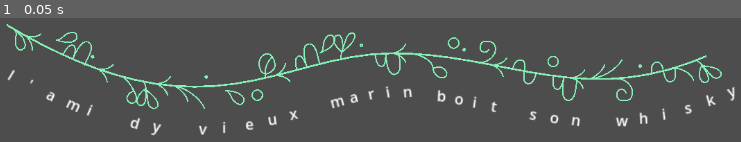
Above: before the commit, frame 1.
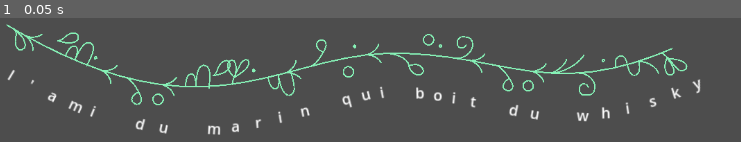
Above: after the commit, the same moment.

Repository: deplanty/tendrilis
Game: Godot game, scene res://main.tscn
Same seed, same stepped clock (60 frames per second), same inputs: the game is played once before the commit and once after it.
Inputs:
- Up to frame 1 (0.05 s): no input

The runs differ from the first frame. In frame 1, 9.3% of the frame differs, in the area x 0-100%, y 4-96%.

Commit message:
Use the name character instead of letter

Diff:
--- a/letters/tendrilis-letter.gd
+++ b/letters/tendrilis-character.gd
@@ -1,5 +1,5 @@
 @tool
-class_name TendrilisLetter
+class_name TendrilisCharacter
 extends Node2D
 
 
--- a/letters/tendrilis-letter.tscn
+++ b/letters/tendrilis-character.tscn
@@ -1,6 +1,6 @@
 [gd_scene load_steps=2 format=3 uid="uid://b3i2pkd8028nv"]
 
-[ext_resource type="Script" uid="uid://bewpwn7xxc20m" path="res://letters/tendrilis-letter.gd" id="1_0qvdt"]
+[ext_resource type="Script" uid="uid://bewpwn7xxc20m" path="res://letters/tendrilis-character.gd" id="1_0qvdt"]
 
 [node name="TendrilisLetter" type="Node2D"]
 scale = Vector2(1.3333334, 1.3333334)
--- a/main.tscn
+++ b/main.tscn
@@ -1,10 +1,11 @@
-[gd_scene load_steps=3 format=3 uid="uid://c1qdsgjwbgaf0"]
+[gd_scene load_steps=4 format=3 uid="uid://c1qdsgjwbgaf0"]
 
 [ext_resource type="PackedScene" uid="uid://dujnautdls7wa" path="res://tendrilis.tscn" id="1_ig7tw"]
+[ext_resource type="PackedScene" uid="uid://b3i2pkd8028nv" path="res://letters/tendrilis-character.tscn" id="2_0xm2m"]
 
 [sub_resource type="Curve2D" id="Curve2D_ig7tw"]
 _data = {
-"points": PackedVector2Array(-287.38486, -172.25673, 287.38486, 172.25673, 3, 0, -161.82518, 1.5767698, 161.82518, -1.5767698, 557, 41, -179.46184, 77.770996, 179.46184, -77.770996, 1012, 45)
+"points": PackedVector2Array(-287.38486, -172.25673, 287.38486, 172.25673, 3, 0, -161.82518, 1.5767698, 161.82518, -1.5767698, 557, 41, -179.46184, 77.770996, 179.46184, -77.770996, 963, 34)
 }
 point_count = 3
 
@@ -13,6 +14,6 @@
 [node name="Tendrilis" parent="." instance=ExtResource("1_ig7tw")]
 position = Vector2(70, 59)
 curve = SubResource("Curve2D_ig7tw")
-text = "L'ami dy vieux marin boit son whisky"
-thickness = 2.6
+text = "L'ami du marin qui boit du whisky"
 color = Color(0.5256453, 0.94489235, 0.7149741, 1)
+scene_tendrilis_character = ExtResource("2_0xm2m")
--- a/tendrilis.gd
+++ b/tendrilis.gd
@@ -2,6 +2,7 @@
 class_name Tendrilis
 extends Path2D
 
+#region Script variables - Export
 
 @export_tool_button("Grow vine", "GuiVisibilityVisible") var tb_grow_vine = _on_tb_grow_vine_pressed
 
@@ -54,23 +55,52 @@
 		show_translation = value
 		_update_text_translation()
 
+@export_group("Scenes", "scene")
+@export var scene_tendrilis_character: PackedScene = load("res://letters/tendrilis-character.tscn")
+
+#endregion
+#region Script variables
 
 @onready var chars_container: Node2D = %Chararacters
 @onready var baseline: Line2D = %Baseline
 
+#endregion
+#region Private variables
+
+## The length of the baseline calculated by the curve.
+var _baseline_length: float
+
+#endregion
+#region Magics
 
 func _ready() -> void:
+	_baseline_length = curve.get_baked_length()
+
 	curve.changed.connect(_on_curve_changed)
 
+#endregion
+#region Events
 
+## Toolbutton method to grow the tendril from start to end.
+func _on_tb_grow_vine_pressed() -> void:
+	show_factor = 0
+	var tween = create_tween()\
+		.set_ease(Tween.EASE_OUT)\
+		.set_trans(Tween.TRANS_QUAD)
+	tween.tween_property(self, "show_factor", 1.0, 2)
+
+#endregion
+#region Private methods
+
+## When the shape of the curve is modified, update the baseline and the characters to match the new shape.
 func _on_curve_changed() -> void:
+	_baseline_length = curve.get_baked_length()
 	_draw_baseline()
 	_update_text()
 
-
+## Draw the baseline.
 func _draw_baseline() -> void:
 	var subdivisions = len(text)
-	var curve_size = curve.get_baked_length()
 	baseline.clear_points()
 	baseline.width = 1
 	baseline.default_color = color
@@ -78,44 +108,44 @@
 	baseline.add_point(curve.get_point_position(0))
 
 	for index in subdivisions * show_factor:
-		baseline.add_point(curve.sample_baked(curve_size * (1.0 + index) / subdivisions))
+		baseline.add_point(curve.sample_baked(_baseline_length * (1.0 + index) / subdivisions))
 
-
+## Update the baseline parameters that don't require to redraw it: color and thickness.
 func _update_baseline() -> void:
 	baseline.default_color = color
 	baseline.width = thickness
 
-
+## Create and draw each character of the text.
 func _draw_text() -> void:
 	for child in chars_container.get_children():
 		child.queue_free()
 
 	for index in floor(text.length() * show_factor):
 		var letter = text[index].to_lower()
-		var tendri_letter: TendrilisLetter = load("res://letters/tendrilis-letter.tscn").instantiate()
-		tendri_letter.letter = letter
-		tendri_letter.fontsize = fontsize
-		tendri_letter.color = color
-		var transf = curve.sample_baked_with_rotation(curve.get_baked_length() * index / len(text))
-		tendri_letter.position = transf.get_origin()
-		tendri_letter.rotation = transf.get_rotation()
-		chars_container.add_child(tendri_letter)
+		var character: TendrilisCharacter = scene_tendrilis_character.instantiate()
+		character.letter = letter
+		character.fontsize = fontsize
+		character.color = color
+		_update_text_char_position(character, index)
+		chars_container.add_child(character)
 
-
+## Update each character parameters that don't require to redraw the text: fontsize, color, position and rotation.
 func _update_text() -> void:
-	for index in chars_container.get_child_count():
+	for index in floor(text.length() * show_factor):
 		var child = chars_container.get_child(index)
 		child.fontsize = fontsize
 		child.color = color
-		var transf = curve.sample_baked_with_rotation(curve.get_baked_length() * index / len(text))
-		child.position = transf.get_origin()
-		child.rotation = transf.get_rotation()
+		_update_text_char_position(child, index)
 
-
+## Update the translation of the tendrilis below the baseline.
 func _update_text_translation() -> void:
 	for child in chars_container.get_children():
 		child.show_translation = show_translation
 
+## Update the tendrilis character.
+func _update_text_char_position(character: TendrilisCharacter, index: int) -> void:
+	var transf = curve.sample_baked_with_rotation(_baseline_length * index / text.length())
+	character.position = transf.get_origin()
+	character.rotation = transf.get_rotation()
 
-func _on_tb_grow_vine_pressed() -> void:
-	pass
+#endregion
Renamed: letters/tendrilis-letter.gd.uid -> letters/tendrilis-character.gd.uid
